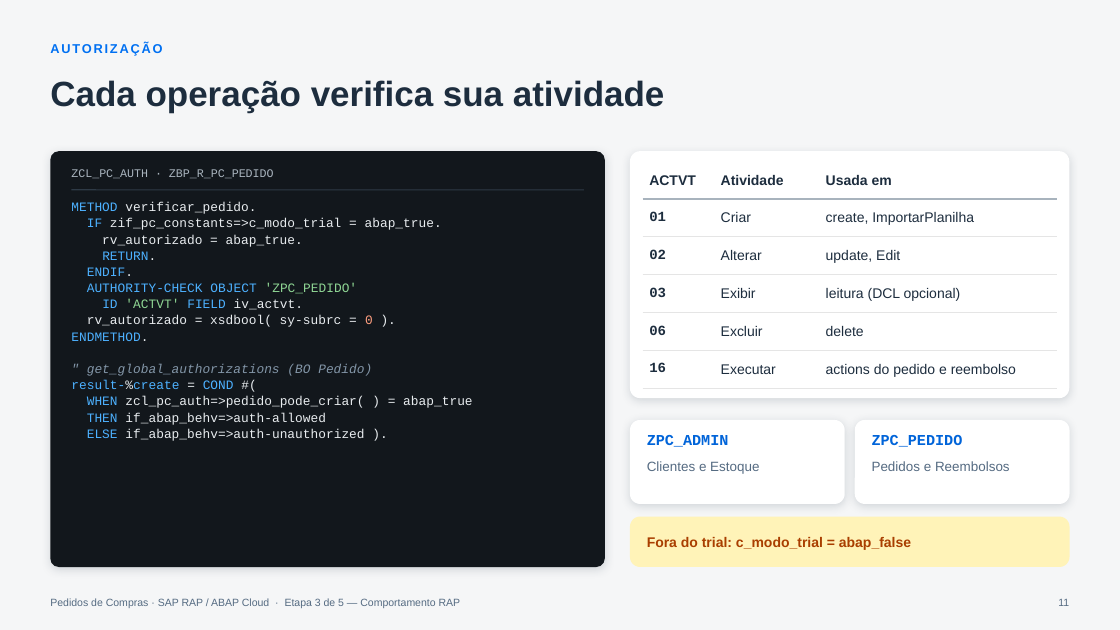
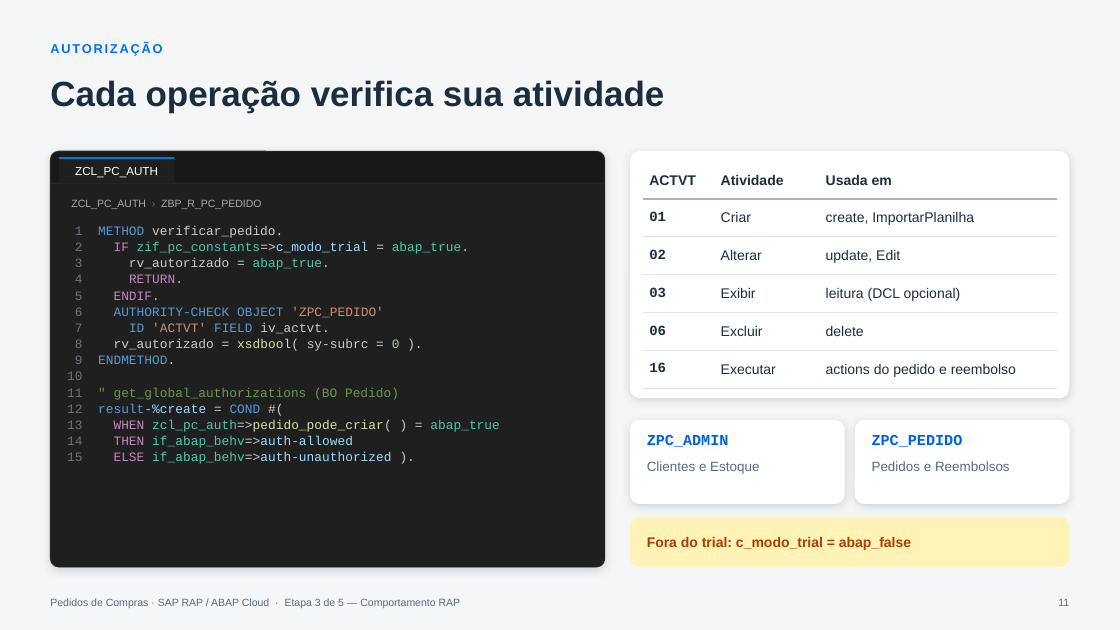
Before and after one commit to AdrianoBispo/sap-abap-rap-pedidos-de-compras-app, a slide deck: slide 11 of docs/apresentacoes/03-comportamento-rap.pptx. Drawn at 1120x630 pixels with LibreOffice and Linux fonts; fonts in the diff are those of the drawing. Boxes give left, top, right and bottom in pixels: in the first picture for what was removed or moved away, otherwise in the second. Text is boxed around its words. In the diff, an @@ line names an element or a change of style, - is before the commit and + after.

```diff
--- a/docs/apresentacoes/03-comportamento-rap.pptx
+++ b/docs/apresentacoes/03-comportamento-rap.pptx
@@ rounded rectangle at [50, 151, 605, 567]: fill #12171C to #181818; outline none to #2B2B2B 0.75 pt @@
@@ rectangle added at [59, 158, 175, 183], fill #1F1F1F, 10 pt, text #FFFFFF @@
+ZCL_PC_AUTH
@@ line added from (59, 158) to (175, 158), #0078D4 1.5 pt @@
@@ rounded rectangle added at [50, 183, 605, 567], fill #1F1F1F @@
@@ line moved from (71, 190) - (584, 190) to (51, 183) - (604, 183) @@
@@ line (51, 183) - (604, 183): stroke #2E3A46 1 pt to #2B2B2B 0.75 pt @@
@@ rectangle added at [51, 183, 604, 196], fill #1F1F1F @@
@@ text at [71, 199, 261, 209]: text changed; size 10 to 9 pt; font Courier New to Arial; text colour #A9B4BE to #A9A9A9 @@
-ZCL_PC_AUTH · ZBP_R_PC_PEDIDO
+ZCL_PC_AUTH › ZBP_R_PC_PEDIDO
@@ text at [75, 226, 499, 464]: text changed; text colour #E8ECEF to #CCCCCC @@
-METHOD verificar_pedido.
-IF zif_pc_constants=>c_modo_trial = abap_true.
-rv_autorizado = abap_true.
-RETURN.
-ENDIF.
-AUTHORITY-CHECK OBJECT 'ZPC_PEDIDO'
-ID 'ACTVT' FIELD iv_actvt.
-rv_autorizado = xsdbool( sy-subrc = 0 ).
-ENDMETHOD.
-" get_global_authorizations (BO Pedido)
-result-%create = COND #(
-WHEN zcl_pc_auth=>pedido_pode_criar( ) = abap_true
-THEN if_abap_behv=>auth-allowed
-ELSE if_abap_behv=>auth-unauthorized ).
+1 METHOD verificar_pedido.
+2 IF zif_pc_constants=>c_modo_trial = abap_true.
+3 rv_autorizado = abap_true.
+4 RETURN.
+5 ENDIF.
+6 AUTHORITY-CHECK OBJECT 'ZPC_PEDIDO'
+7 ID 'ACTVT' FIELD iv_actvt.
+8 rv_autorizado = xsdbool( sy-subrc = 0 ).
+9 ENDMETHOD.
+10
+11 " get_global_authorizations (BO Pedido)
+12 result-%create = COND #(
+13 WHEN zcl_pc_auth=>pedido_pode_criar( ) = abap_true
+14 THEN if_abap_behv=>auth-allowed
+15 ELSE if_abap_behv=>auth-unauthorized ).
```
Also in this commit, not shown: 5 other slides changed, 4 other files.
